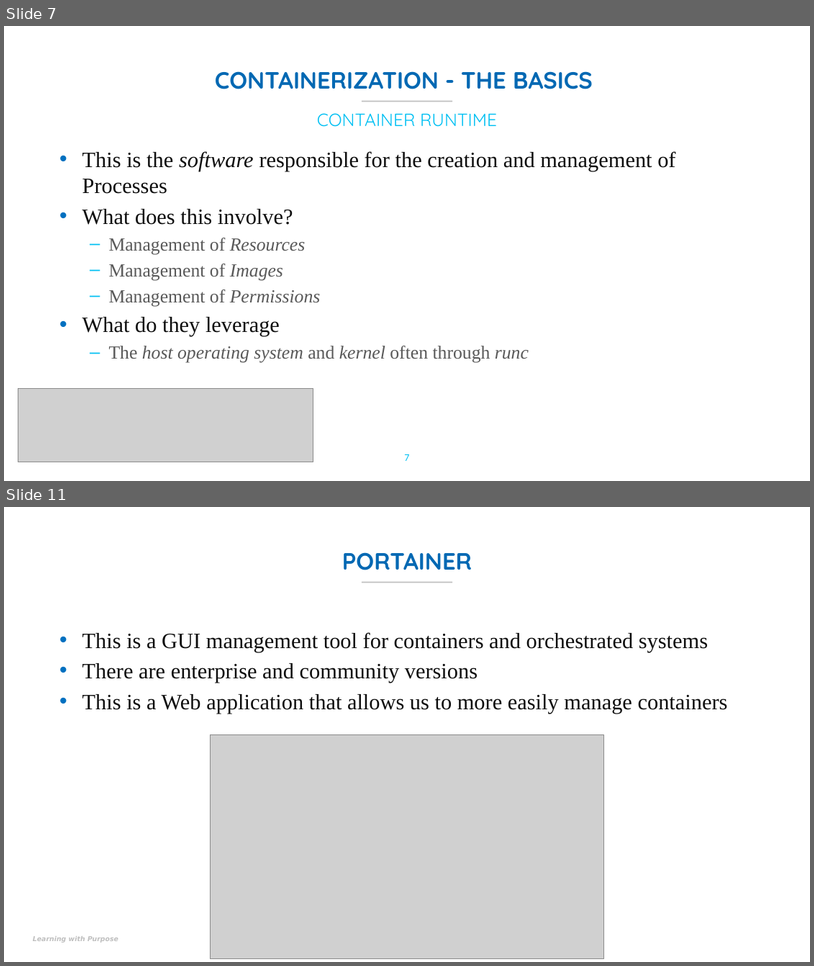
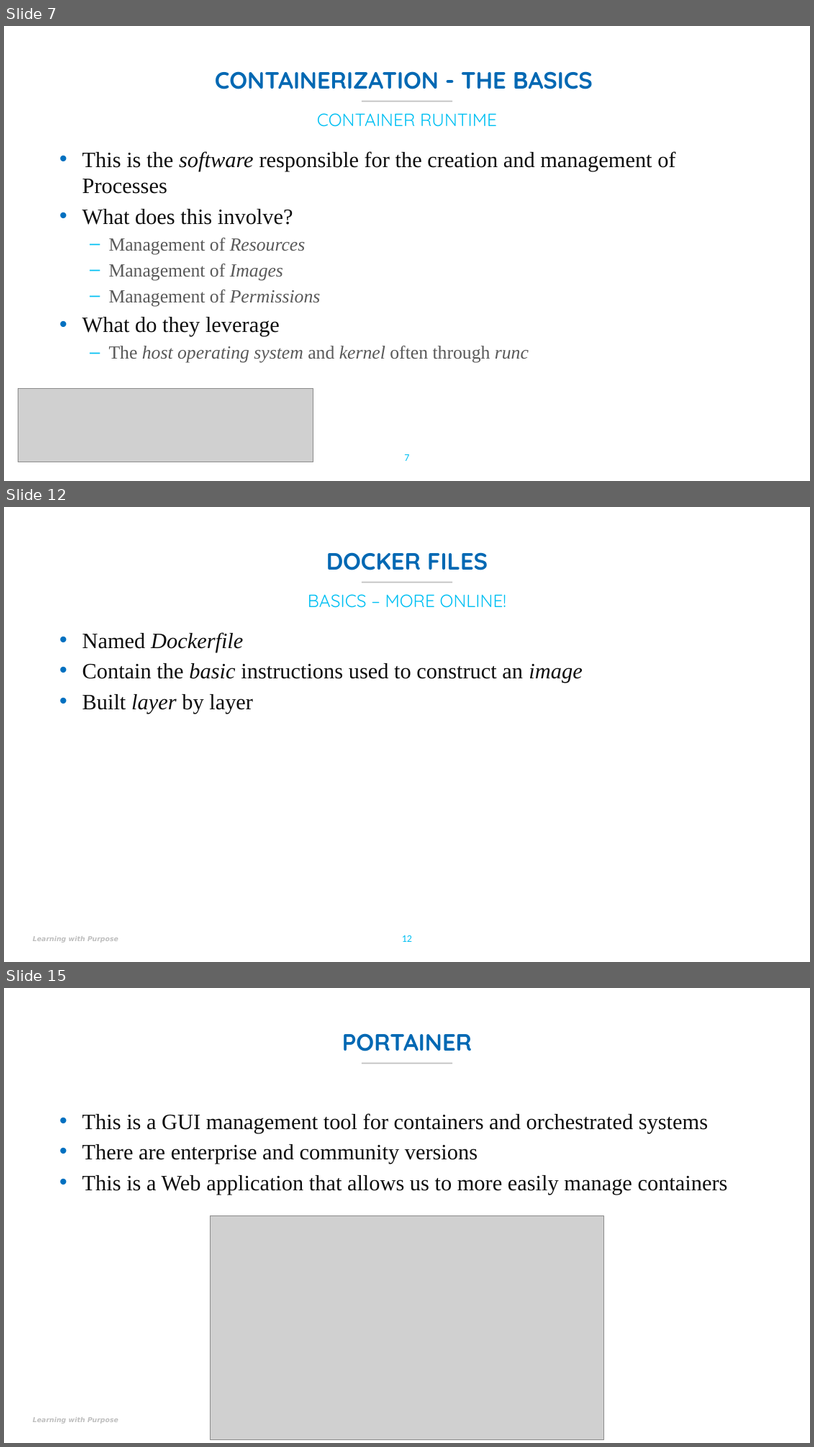
Before and after one commit to UMLCloudComputing/Docker, a slide deck: Slides/Docker-Panic-v1.pptx. Shown one above the other, each under a label of ours: slides 7 and 11 before the commit, slides 7, 12 and 15 after it; the slides between them are not shown. The pictures are 814x966 and 814x1447 pixels, drawn with LibreOffice and Linux fonts; fonts in the diff are those of the drawing; grey boxes stand for pictures; background and template pictures are left out. Boxes give left, top, right and bottom in pixels: in the first picture for what was removed or moved away, otherwise in the second. Text is boxed around its words. In the diff, an @@ line names an element or a change of style, - is before the commit and + after.

```diff
--- a/Slides/Docker-Panic-v1.pptx
+++ b/Slides/Docker-Panic-v1.pptx
@@ slide 12 added at <box>4,507,810,962</box>, background picture (left out); not listed: 2 template elements that a slide beside it also shows @@
@@ title added at <box>327,552,488,570</box>, 28 pt, text #0068B3, bold @@
+DOCKER FILES
@@ text added at <box>308,594,507,608</box>, 21 pt, text #00C0F3 @@
+BASICS – MORE ONLINE!
@@ text added at <box>82,632,582,714</box>, 26 pt, text #0D0D0D @@
+• Named Dockerfile
+• Contain the basic instructions used to construct an image
+• Built layer by layer
@@ page number added at <box>402,935,412,942</box>, 12 pt, text #00C0F3 @@
+12
@@ what was slide 11 is now slide 15 @@
```
Also in this commit, not shown: 4 slides changed, 3 other slides added, 1 other file.
